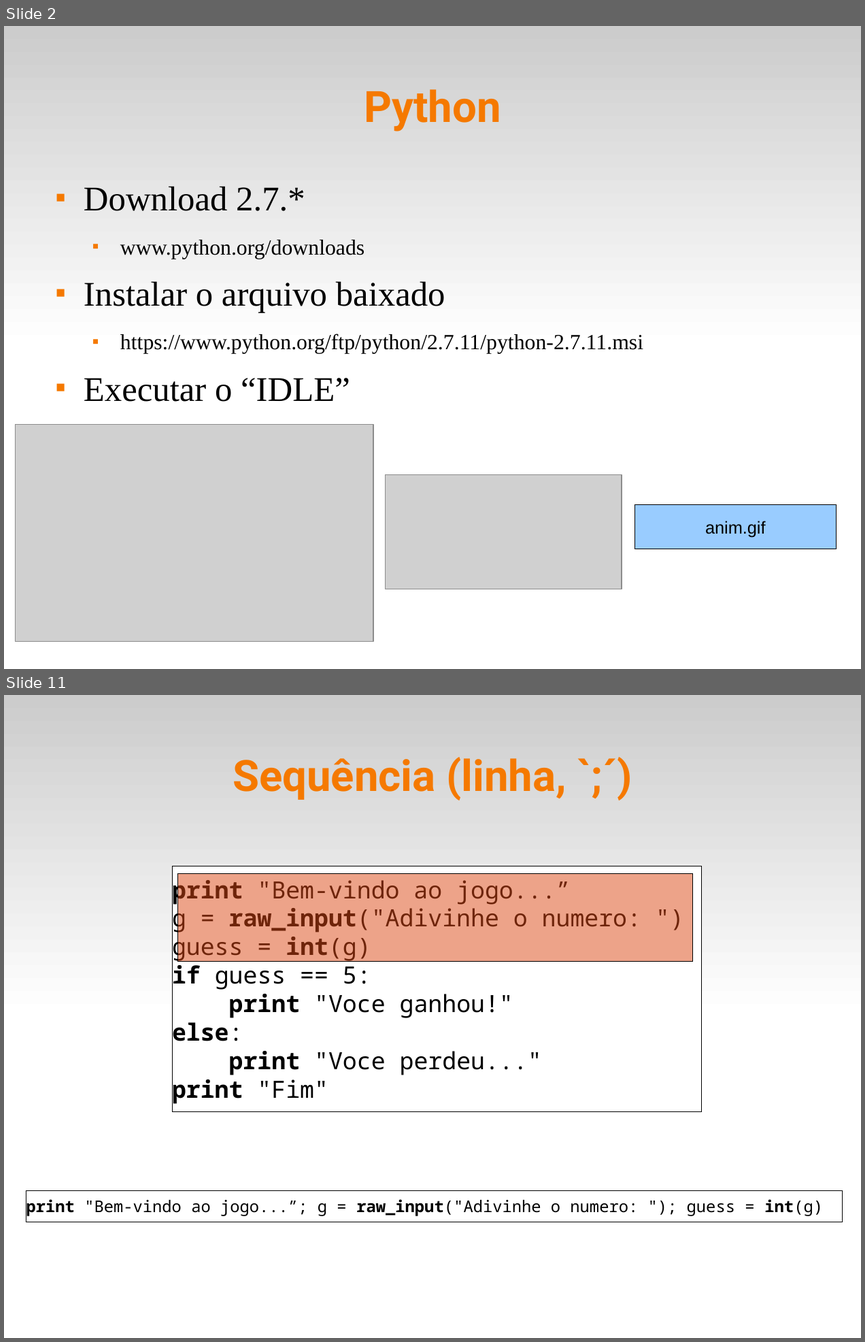
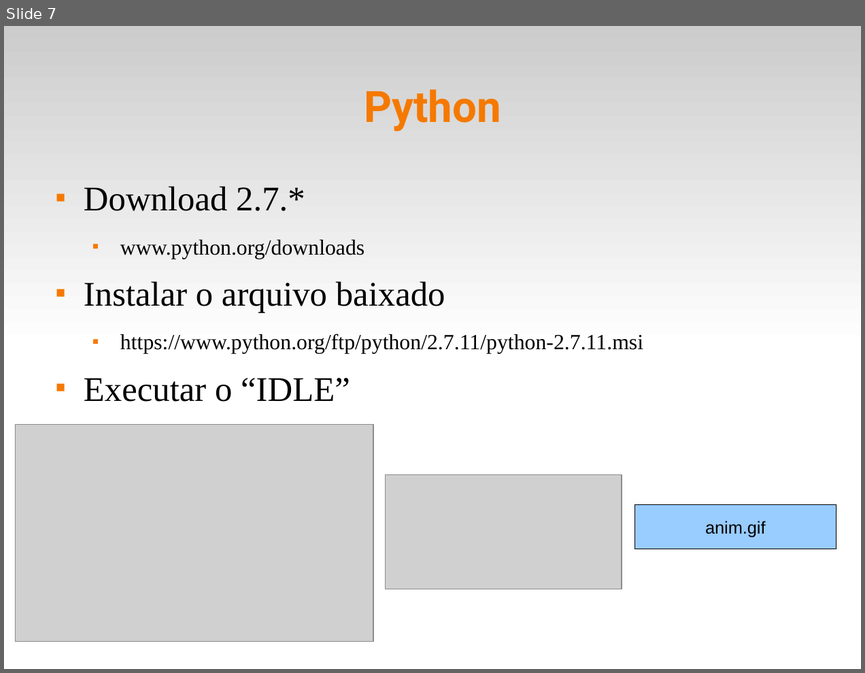
Before and after one commit to fsantanna-uerj/IPD, a slide deck: slides/ipd-02.odp. Shown one above the other, each under a label of ours: slides 2 and 11 before the commit, slide 7 after it; the slides between them are not shown. The pictures are 865x1342 and 865x673 pixels, drawn with LibreOffice and Linux fonts; fonts in the diff are those of the drawing; grey boxes stand for pictures. Boxes give left, top, right and bottom in pixels: in the first picture for what was removed or moved away, otherwise in the second. Text is boxed around its words. In the diff, an @@ line names an element or a change of style, - is before the commit and + after.

```diff
--- a/slides/ipd-02.odp
+++ b/slides/ipd-02.odp
@@ slide 11 removed at (4, 695, 861, 1338), background #FFFFFF; not listed: 1 template element that a slide beside it also shows @@
@@ title removed at (232, 757, 566, 800) @@
-Sequência (linha, `;´)
@@ rectangle removed at (172, 866, 702, 1112) @@
-print "Bem-vindo ao jogo...”
-g = raw_input("Adivinhe o numero: ")
-guess = int(g)
-if guess == 5:
-print "Voce ganhou!"
-else:
-print "Voce perdeu..."
-print "Fim"
@@ rectangle removed at (177, 873, 693, 961) @@
@@ rectangle removed at (26, 1190, 843, 1221) @@
-print "Bem-vindo ao jogo...”; g = raw_input("Adivinhe o numero: "); guess = int(g)
@@ what was slide 2 is now slide 7 @@
```
Also in this commit, not shown: 7 slides added, 10 other slides removed, 7 other files.
